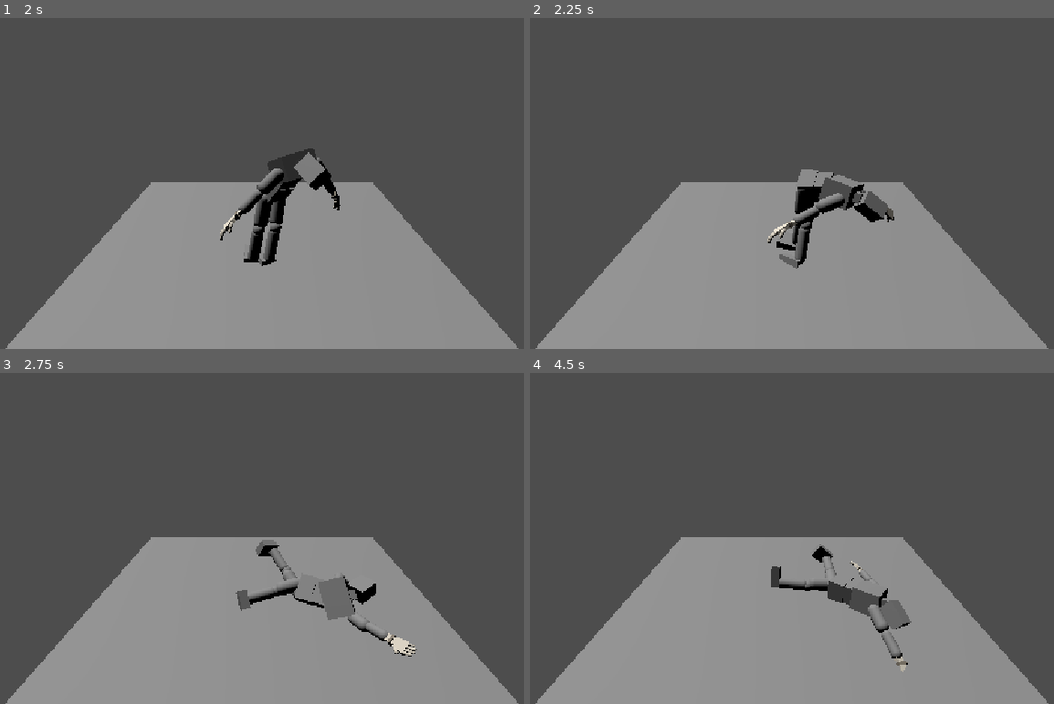
Above: before the commit, frames 1-4 (two rows, left to right).
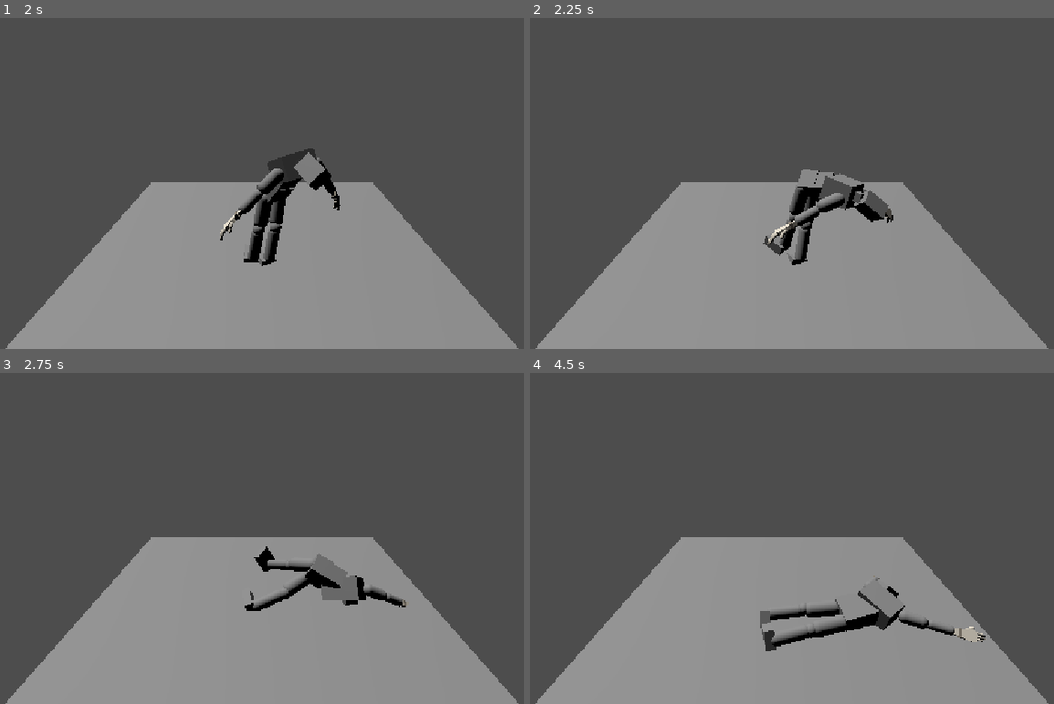
Above: after the commit, the same moments.

Repository: greedisfaust/fowl-play-project
Game: Godot game, scene res://ragdoll/player_ragdoll_test.tscn
Same seed, same stepped clock (60 frames per second), same inputs: the game is played once before the commit and once after it. This scene is started directly instead of the project's main scene.
Inputs (mouse positions are in pixels of both pictures, inside the frame that each line leads up to):
- Up to frame 1 (2 s): tap Enter at 0.5 s; move the mouse to (424, 123) at 0.52 s; hold D (move_right) 0.53-1.25 s; hold E (interact) 0.53-1.25 s; click (424, 123) at 0.67 s; tap Space (jump) at 0.77 s; drag from (115, 163) to (225, 226) at 1.27 s
- Up to frame 2 (2.25 s): move the mouse to (865, 54) at 2.02 s; hold D (move_right) from 2.03 s (still down); hold Q (punch) from 2.03 s (still down)
- Up to frame 3 (2.75 s): keep holding D (move_right); keep holding Q (punch)
- Up to frame 4 (4.5 s): release D (move_right) at 2.75 s; release Q (punch) at 2.75 s; drag from (755, 581) to (571, 435) at 2.77 s; move the mouse to (1012, 561) at 3.52 s; press the mouse at (1012, 561) at 3.53 s; hold A (move_left) 3.53-4.25 s; tap Space (jump) at 3.77 s; release the mouse at (1012, 561) at 4.25 s; drag from (571, 435) to (681, 396) at 4.27 s

Frame 1 is identical in both runs. In frame 2, 0.7% of the frame differs, in the area x 44-70%, y 45-76%; in frame 3, 2.5%; in frame 4, 3.3%, in the area x 43-87%, y 51-91%.

Commit message:
fix: enable self-collision between opposite ragdoll limbs

Diff:
--- a/fowl-play/ragdoll/self_collision_policy.gd
+++ b/fowl-play/ragdoll/self_collision_policy.gd
@@ -2,11 +2,20 @@
 extends RefCounted
 
 const CONTACT_PAIRS: Array = [
+	# Existing torso/limb contacts.
 	["Chest", "Forearm_L"], ["Chest", "Forearm_R"],
 	["Hips", "Forearm_L"], ["Hips", "Forearm_R"],
 	["Chest", "Thigh_L"], ["Chest", "Thigh_R"],
 	["Chest", "Shin_L"], ["Chest", "Shin_R"],
 	["Hips", "Shin_L"], ["Hips", "Shin_R"],
+	# Opposite-side arm contacts: stop arms and forearms passing through each other.
+	["UpperArm_L", "UpperArm_R"],
+	["UpperArm_L", "Forearm_R"], ["Forearm_L", "UpperArm_R"],
+	["Forearm_L", "Forearm_R"],
+	# Opposite-side leg contacts: stop thighs and shins interpenetrating.
+	["Thigh_L", "Thigh_R"],
+	["Thigh_L", "Shin_R"], ["Shin_L", "Thigh_R"],
+	["Shin_L", "Shin_R"],
 ]
 
 static func configure(bones: Array[PhysicalBone3D]) -> int:
